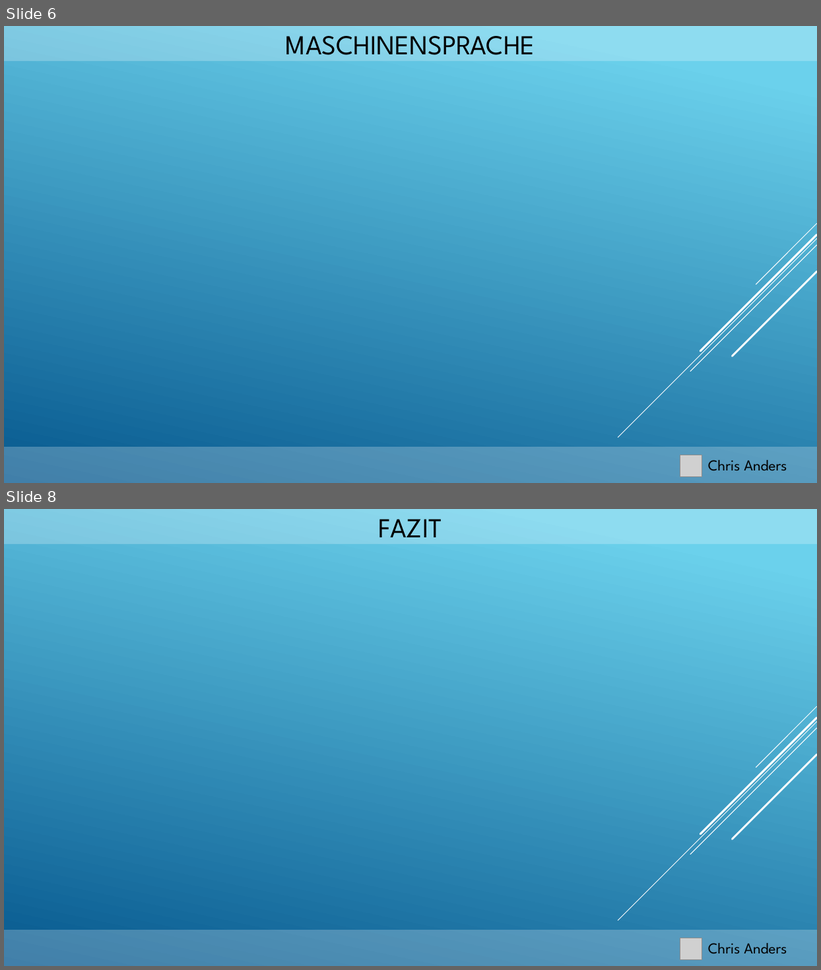
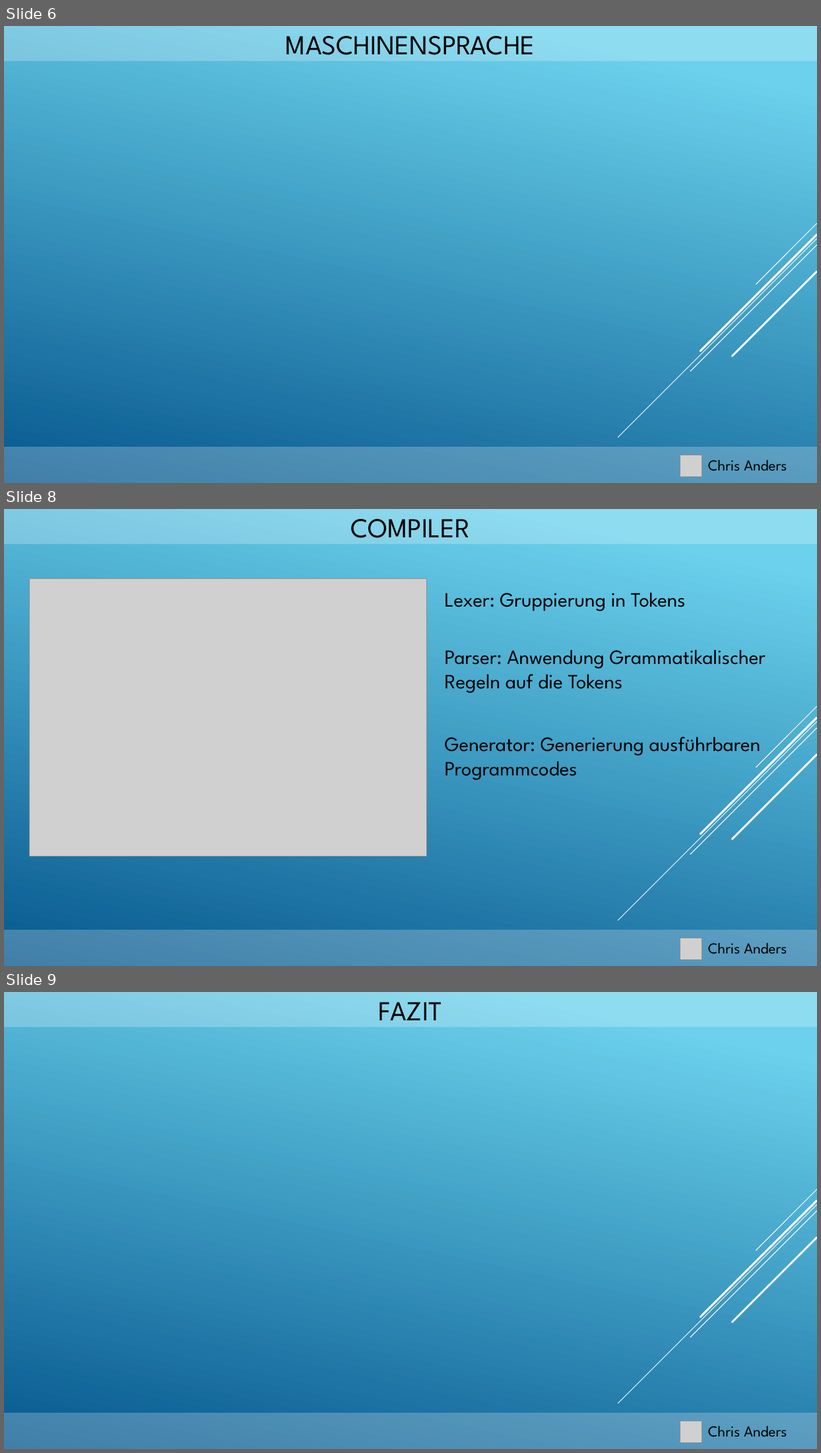
Before and after one commit to furesoft/MimaSim, a slide deck: Präsentation_Projektarbeit.pptx. Shown one above the other, each under a label of ours: slides 6 and 8 before the commit, slides 6, 8 and 9 after it; the slides between them are not shown. The pictures are 821x970 and 821x1453 pixels, drawn with LibreOffice and Linux fonts; fonts in the diff are those of the drawing; grey boxes stand for pictures. Boxes give left, top, right and bottom in pixels: in the first picture for what was removed or moved away, otherwise in the second. Text is boxed around its words. In the diff, an @@ line names an element or a change of style, - is before the commit and + after.

```diff
--- a/Präsentation_Projektarbeit.pptx
+++ b/Präsentation_Projektarbeit.pptx
@@ slide 8 added at [4,509,817,966], background gradient #6ED2EB to #06588E; not listed: 5 template elements that a slide beside it also shows @@
@@ rectangle added at [4,509,817,544], fill #FFFFFF at 24% opacity @@
@@ title added at [350,519,470,546], 32.4 pt, text #000000 @@
+COMPILER
@@ picture added at [29,578,426,857] @@
@@ text added at [445,592,686,611], 24 pt, text #000000 @@
+Lexer: Gruppierung in Tokens
@@ text added at [445,650,766,693], 24 pt, text #000000 @@
+Parser: Anwendung Grammatikalischer Regeln auf die Tokens
@@ text added at [445,737,761,780], 24 pt, text #000000 @@
+Generator: Generierung ausführbaren Programmcodes
@@ rectangle added at [4,931,817,966], fill #FFFFFF at 24% opacity @@
@@ picture added at [680,939,702,960] @@
@@ text added at [708,943,787,955], 18 pt, text #000000 @@
+Chris Anders
@@ what was slide 8 is now slide 9 @@
```
Also in this commit, not shown: 6 slides changed.
